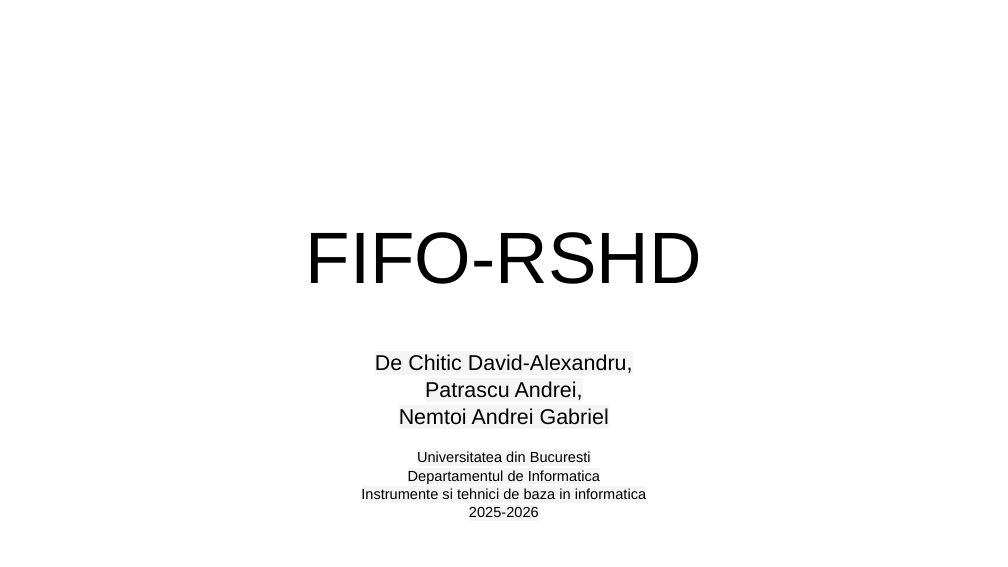
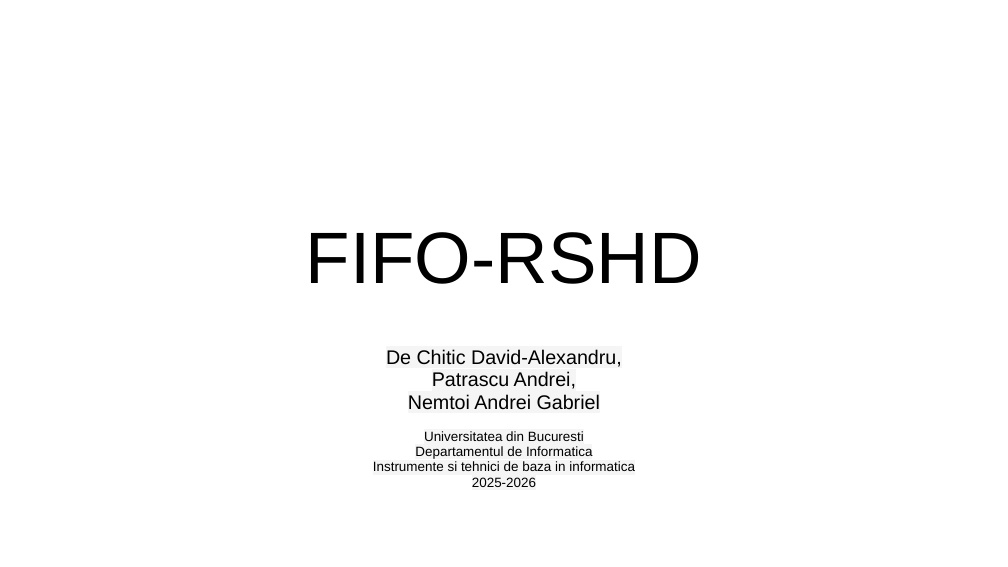
Before and after one commit to chitic05/FIFO-RSHD, a slide deck: slide 1 of FIFO-RSHD.pptx. Drawn at 1008x567 pixels with LibreOffice and Linux fonts; fonts in the diff are those of the drawing. Boxes give left, top, right and bottom in pixels: in the first picture for what was removed or moved away, otherwise in the second. Text is boxed around its words. In the diff, an @@ line names an element or a change of style, - is before the commit and + after.

```diff
--- a/FIFO-RSHD.pptx
+++ b/FIFO-RSHD.pptx
@@ subtitle "De Chitic David-Alexandru," at [373,349,635,487]: size 15.3 to 14.1 pt in "De Chitic David-Alexandru,", "Patrascu Andrei,", "Nemtoi Andrei Gabriel"; size 10.4 to 9.6 pt in "Universitatea din Bucuresti", "Departamentul de Informatica", "Instrumente si tehnici de baza in informatica", "2025-2026"; line spacing 1.05 to 0.95 @@
```
Also in this commit, not shown: 7 other slides changed, 1 slide added, 1 slide removed, 1 other file.
